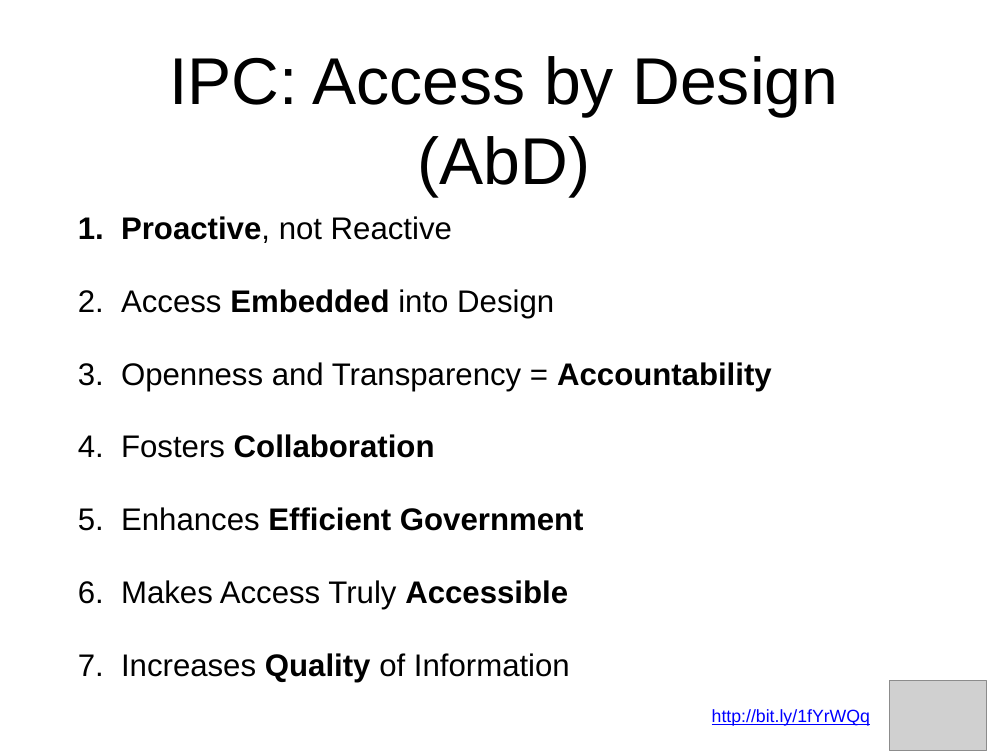
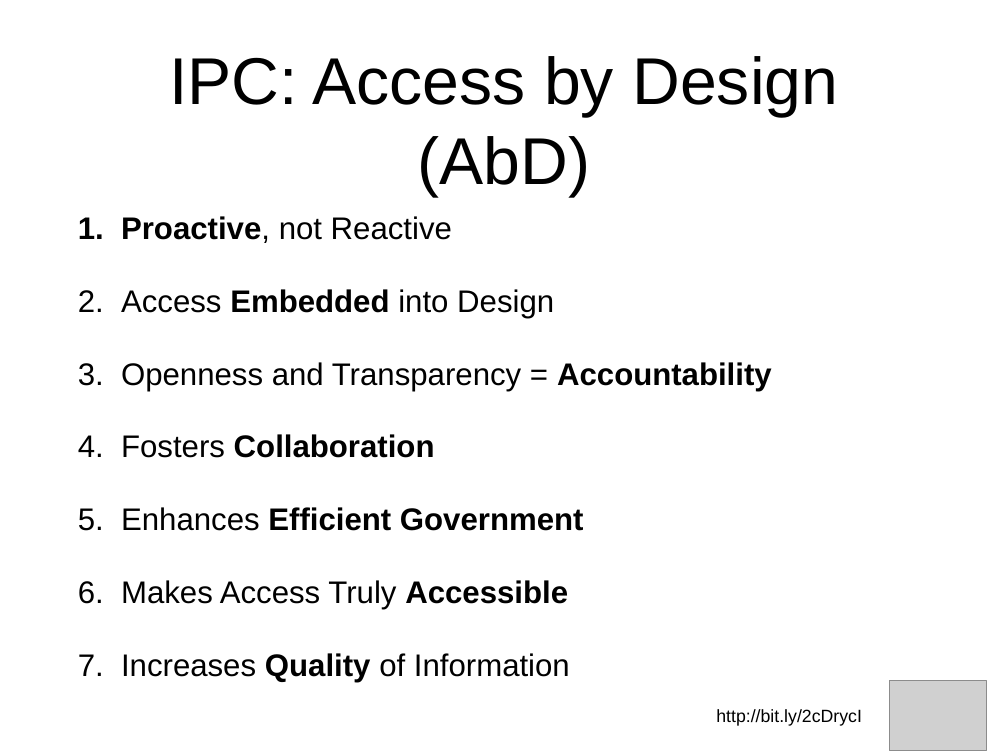
Before and after one commit to colinbellCA/presentation-ontario-connections-101, a slide deck: slide 14 of SK2016-HE_Data_Management.pptx. Drawn at 1008x756 pixels with LibreOffice and Linux fonts; fonts in the diff are those of the drawing; grey boxes stand for pictures. Boxes give left, top, right and bottom in pixels: in the first picture for what was removed or moved away, otherwise in the second. Text is boxed around its words. In the diff, an @@ line names an element or a change of style, - is before the commit and + after.

```diff
--- a/SK2016-HE_Data_Management.pptx
+++ b/SK2016-HE_Data_Management.pptx
@@ text at (716, 709, 862, 726): text changed; text colour #0000FF to #000000 @@
-http://bit.ly/1fYrWQq
+http://bit.ly/2cDrycI
```
Also in this commit, not shown: 9 other slides changed, 3 other files.
